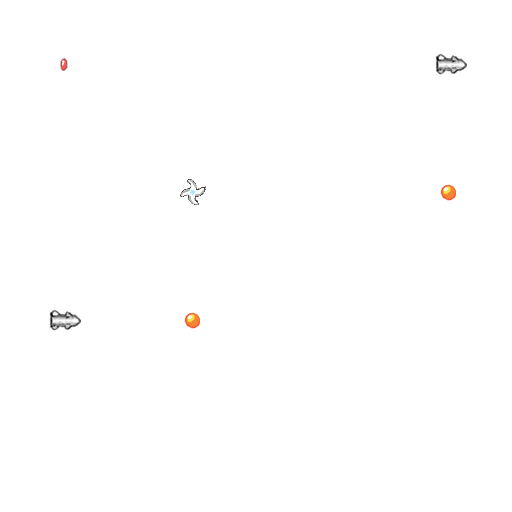
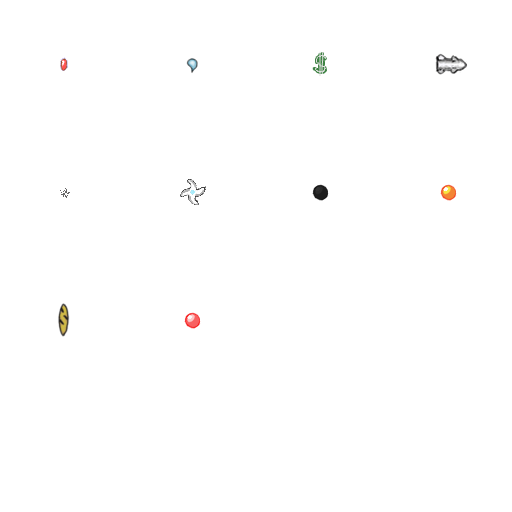
Two versions of the same layered image (512 x 512). Layer-by-layer changes:
added layer "ship 6 #2" in group "Dewitt Clinton (water drop)" over [186, 58, 198, 73]
added layer "ship 6 #3" in group "Dewitt Clinton (water drop)" over [187, 58, 198, 72]
added layer "ship 6 #4" in group "Dewitt Clinton (water drop)" over [188, 59, 197, 70]
added layer "ship 6 #6" in group "Dewitt Clinton (water drop)" over [190, 61, 194, 65]
added layer "ship 6 #5" in group "Dewitt Clinton (water drop)" over [189, 60, 196, 67]
added layer "ship 6" in group "John Marshall (pellet-like dollar)" over [315, 51, 326, 76]
added layer "ship 6 #1" in group "John Marshall (pellet-like dollar)" over [312, 52, 327, 74]
added layer "ship 6 #7" in group "Nathanial Macon (ashes)" over [60, 188, 70, 198]
moved "Layer #14" into group "John C. Calhoun (rotating chain)", painted on it over [49, 184, 329, 331]
renamed "Layer #15" to "ship 6 #9", painted on it over [50, 303, 81, 337]
removed layer "Layer #16" from group "William Crawford (missile-like bread)" over [49, 309, 82, 331]
removed layer "Layer #17" from group "Andrew Jackson (fireball-like feathers)" over [187, 315, 193, 319]
removed layer "Layer #18" from group "Andrew Jackson (fireball-like feathers)" over [186, 313, 196, 325]
removed layer "Layer #19" from group "Andrew Jackson (fireball-like feathers)" over [185, 313, 200, 328]
removed layer "Layer #20" from group "Andrew Jackson (fireball-like feathers)" over [184, 312, 201, 329]
moved "Layer #3" into group "Andrew Jackson (fireball-like feathers)", painted on it over [184, 184, 329, 329]
